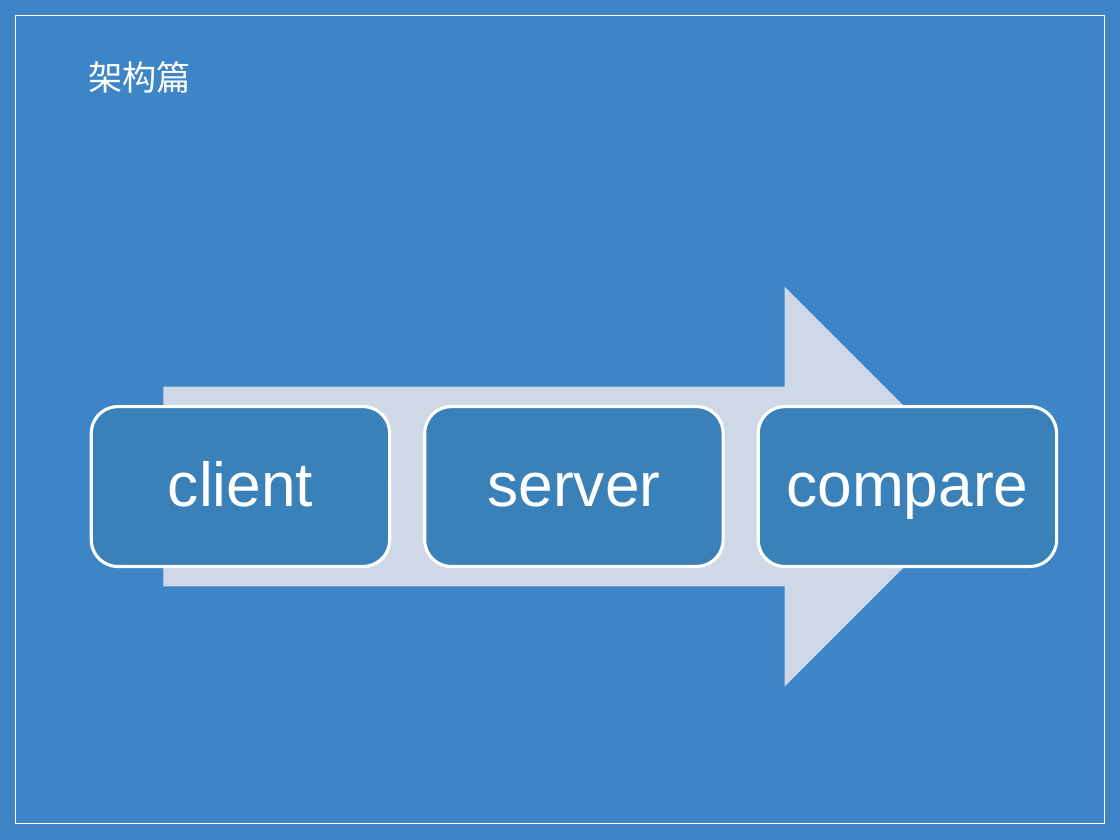
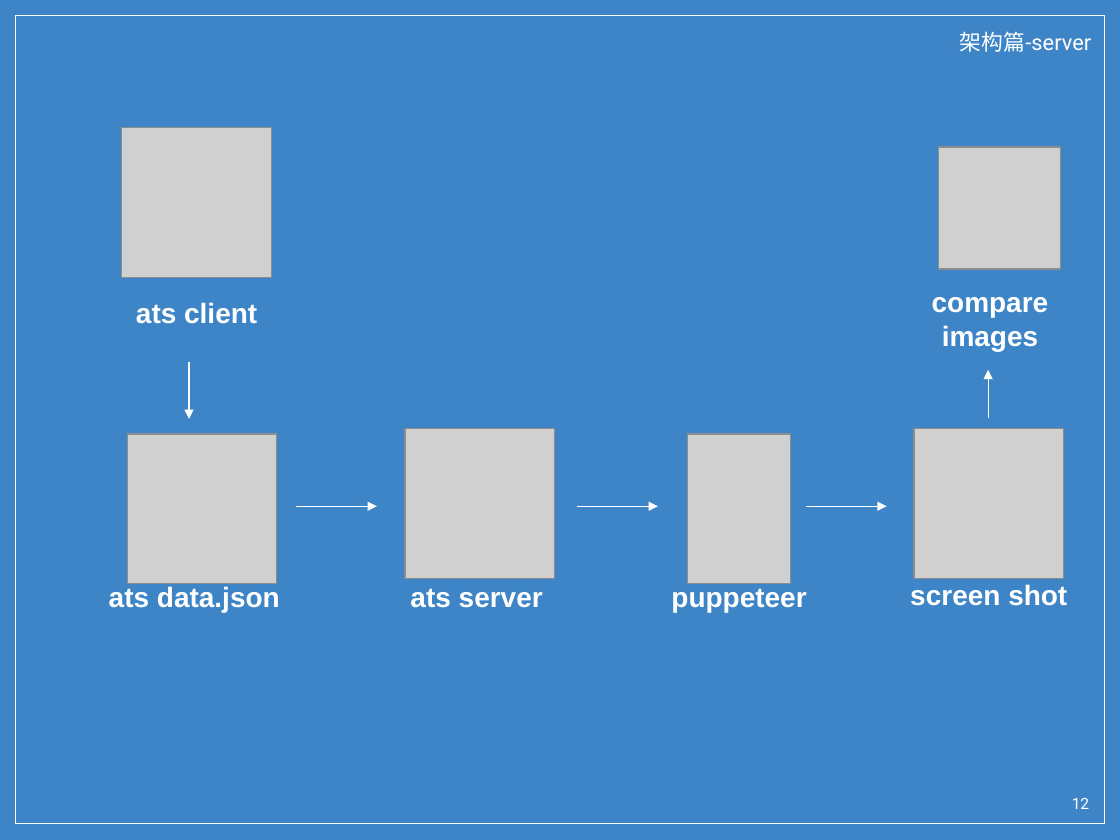
Before and after one commit to wu0792/ats_client, a slide deck: slide 12 of ext/share.pptx (slide 14 before the commit). Drawn at 1120x840 pixels with LibreOffice and Linux fonts; fonts in the diff are those of the drawing; grey boxes stand for pictures; background and template pictures are left out. Boxes give left, top, right and bottom in pixels: in the first picture for what was removed or moved away, otherwise in the second. Text is boxed around its words. In the diff, an @@ line names an element or a change of style, - is before the commit and + after.

Commit message:
ppt

```diff
--- a/ext/share.pptx
+++ b/ext/share.pptx
@@ text at [960,31,1091,52]: text changed; size 22 to 14 pt @@
-架构篇
+架构篇-server
@@ picture added at [122,128,271,277] @@
@@ picture added at [939,147,1061,269] @@
@@ vertical alignment middle to top in 3 elements at [410,588,543,608], [136,302,257,324], [932,297,1049,351] @@
@@ text "compare": place and size @@
-text "compare" at [787,472,1029,517]
+text "compare" at [932,297,1049,351]
@@ text at [932,297,1049,318]: size 40 to 18 pt, bold on in "compare"; line spacing 0.9 to 1; less space between paragraphs @@
@@ text at [136,302,257,324]: text changed; size 40 to 18 pt; bold on @@
-client
+ats client
@@ text at [942,325,1038,351]: paragraph added @@
+images
@@ arrow added from (189, 362) to (189, 419), #FFFFFF 0.75 pt @@
@@ arrow added from (988, 418) to (988, 370), #FFFFFF 0.75 pt @@
@@ group removed at [92,287,1056,687]: 3 rounded rectangles, 1 right arrow @@
@@ picture added at [128,435,277,584] @@
@@ picture added at [405,429,554,578] @@
@@ picture added at [688,435,791,584] @@
@@ picture added at [914,429,1063,578] @@
@@ arrow added from (297, 506) to (376, 506), #FFFFFF 0.75 pt @@
@@ arrow added from (578, 506) to (659, 506), #FFFFFF 0.75 pt @@
@@ arrow added from (806, 506) to (887, 506), #FFFFFF 0.75 pt @@
@@ text added at [109,586,280,613], 18 pt, text #FFFFFF, bold @@
+ats data.json
@@ text at [410,588,543,608]: text changed; size 40 to 18 pt; bold on @@
-server
+ats server
@@ text added at [671,588,806,613], 18 pt, text #FFFFFF, bold @@
+puppeteer
@@ text added at [910,584,1067,606], 18 pt, text #FFFFFF, bold @@
+screen shot
@@ page number added at [1072,798,1089,809], 10 pt, text #FFFFFF @@
+12
```
Also in this commit, not shown: 5 other slides changed, 2 slides added, 3 slides removed.
